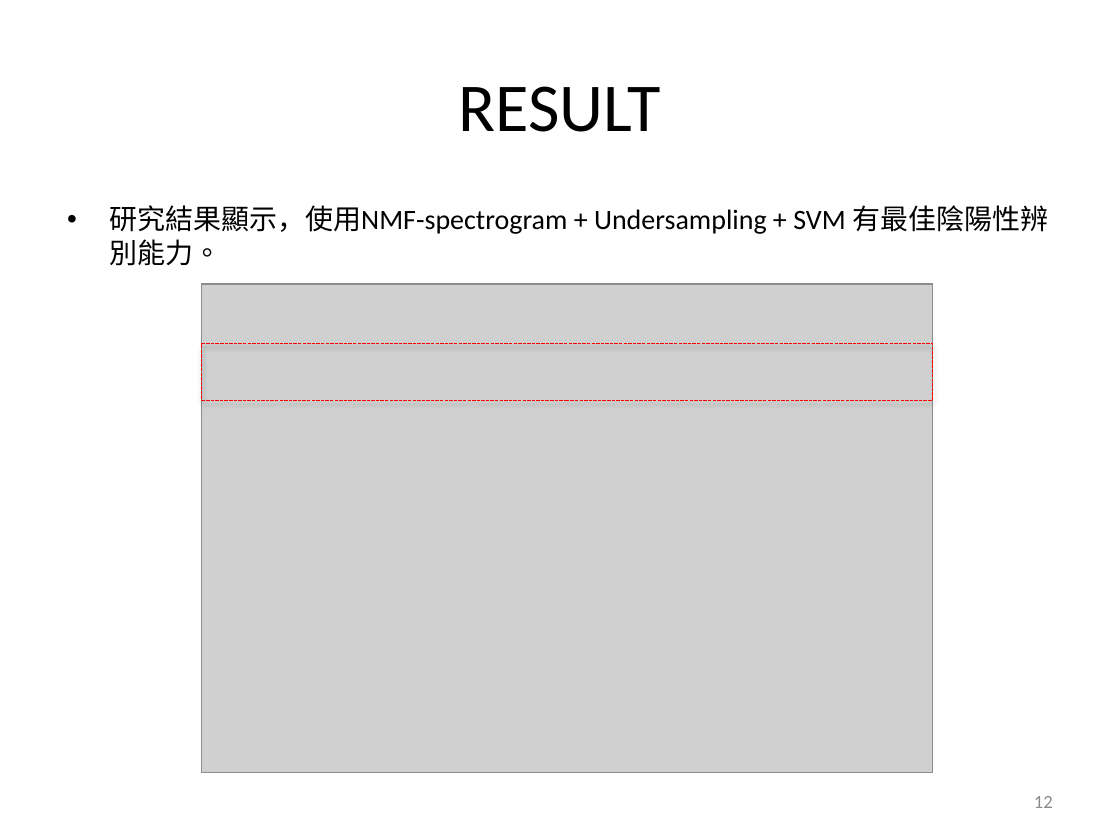
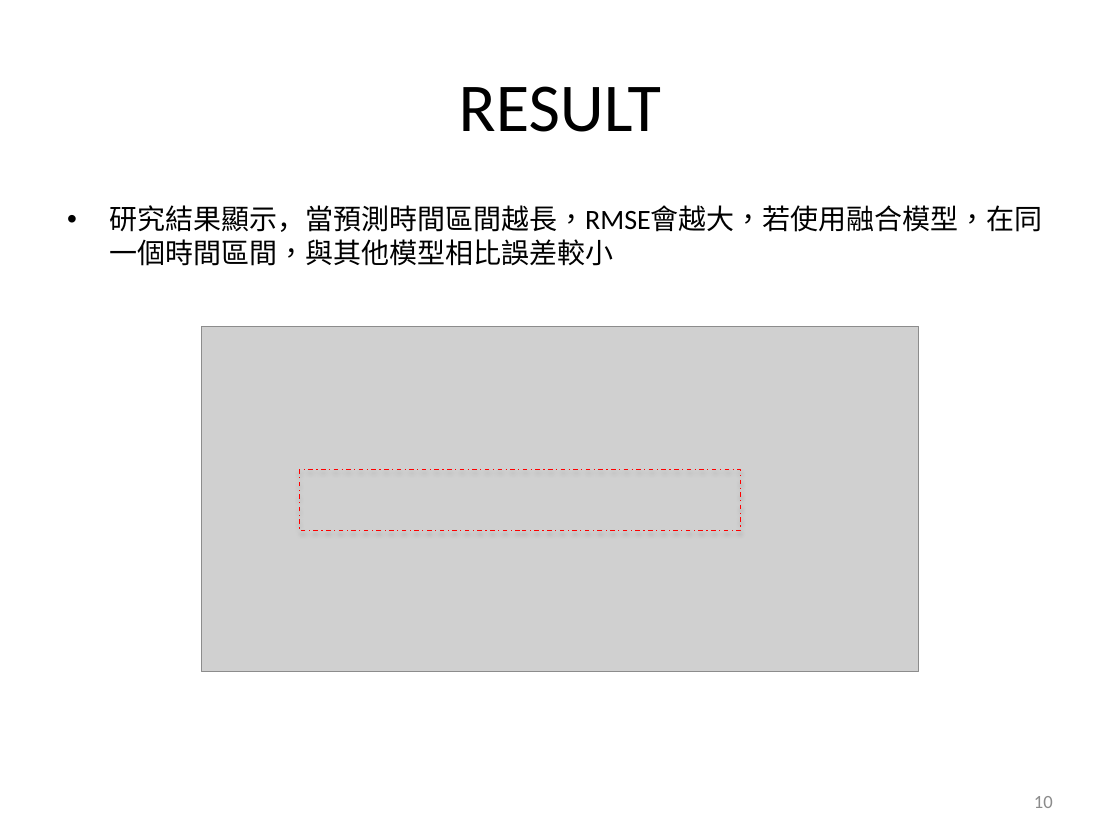
Before and after one commit to jasonfghx/lilicoco, a slide deck: slide 10 of 大學生/Deep learning-based urban big data.pptx (slide 12 before the commit). Drawn at 1120x840 pixels with LibreOffice and Linux fonts; fonts in the diff are those of the drawing; grey boxes stand for pictures. Boxes give left, top, right and bottom in pixels: in the first picture for what was removed or moved away, otherwise in the second. Text is boxed around its words. In the diff, an @@ line names an element or a change of style, - is before the commit and + after.

```diff
--- a/大學生/Deep learning-based urban big data.pptx
+++ b/大學生/Deep learning-based urban big data.pptx
@@ text at <box>109,205,1043,266</box>: text changed @@
-• 研究結果顯示，使用NMF-spectrogram + Undersampling + SVM 有最佳陰陽性辨別能力。
+• 研究結果顯示，當預測時間區間越長，RMSE會越大，若使用融合模型，在同一個時間區間，與其他模型相比誤差較小
@@ picture: place and size @@
-picture at <box>202,284,932,773</box>
+picture at <box>202,326,920,671</box>
@@ rectangle removed at <box>202,344,932,401</box> @@
@@ rectangle added at <box>299,470,739,531</box>, outline #FF0000 0.75 pt dashed @@
@@ page number at <box>1034,796,1053,808</box>: text changed @@
-12
+10
```
Also in this commit, not shown: 3 other slides changed, 7 slides added, 8 slides removed.
